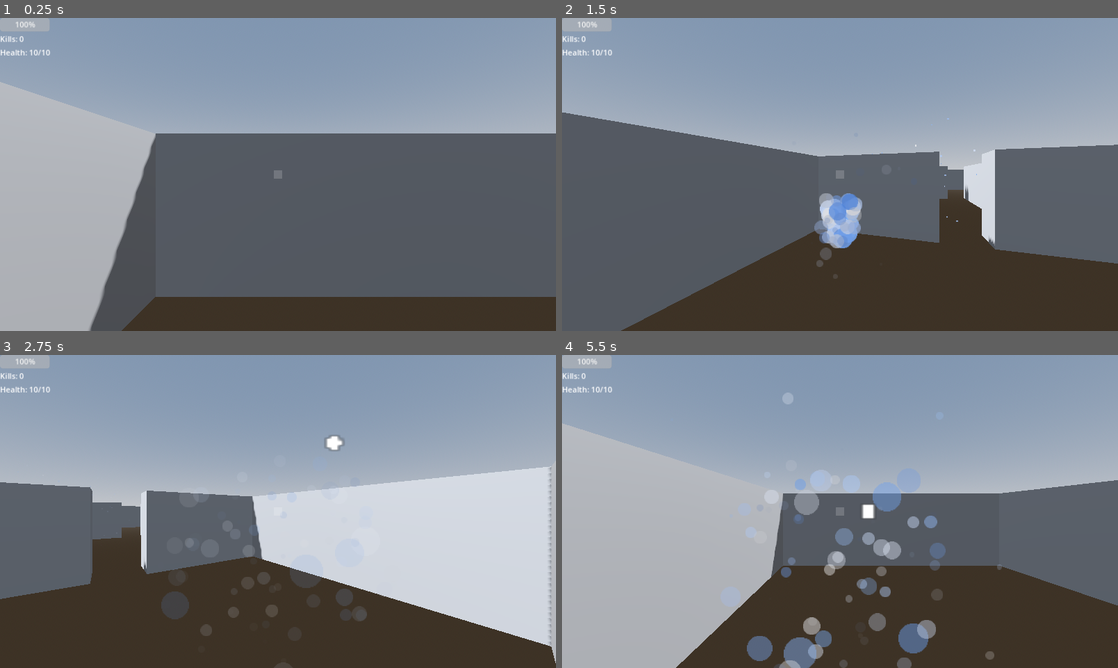
Above: before the commit, frames 1-4 (two rows, left to right).
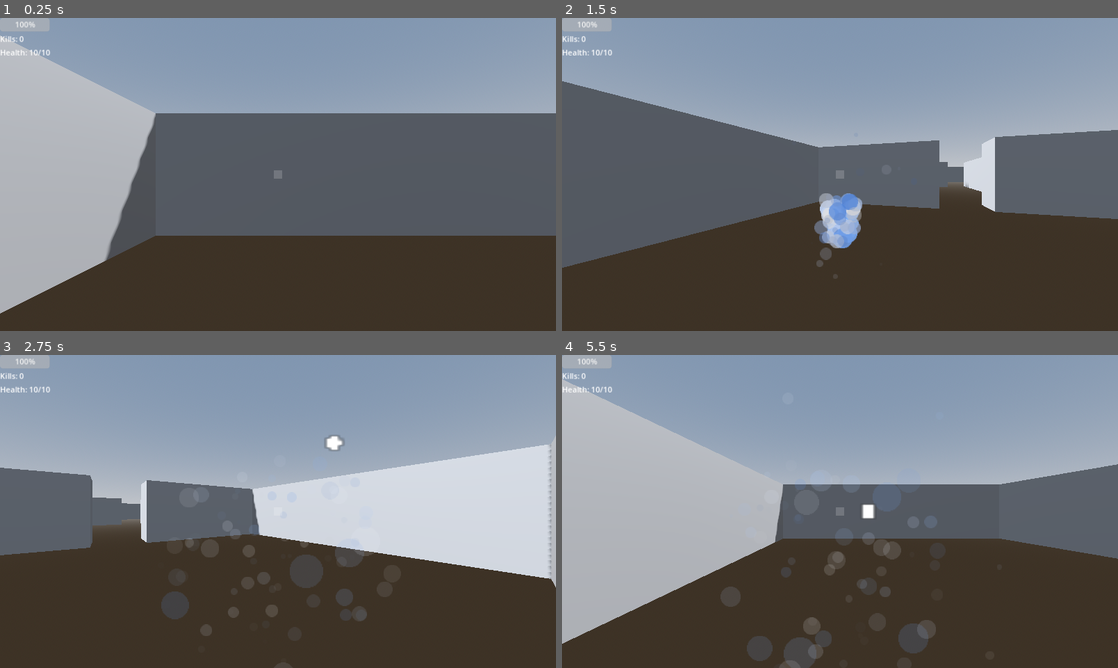
Above: after the commit, the same moments.

Repository: xtr3m3nerd/Scribble-Wizard
Game: Godot game, scene res://scenes/game/world.tscn
The game is run twice, just before and just after one commit, with the same random seed, the same clock (stepped at 60 frames per second) and the same inputs.
Inputs (mouse positions are in pixels of both pictures, inside the frame that each line leads up to):
- Up to frame 1 (0.25 s): no input
- Up to frame 2 (1.5 s): tap Enter at 0.5 s; move the mouse to (962, 158) at 0.52 s; press the mouse at (962, 158) at 0.53 s; hold D (move_right) 0.53-1.28 s; move the mouse to (728, 190) at 1.27 s; release the mouse at (728, 190) at 1.28 s; hold S (move_backwards) from 1.28 s (still down); click (728, 190) at 1.35 s
- Up to frame 3 (2.75 s): move the mouse to (333, 442) at 2.02 s; release S (move_backwards) at 2.03 s; hold D (move_right) from 2.03 s (still down); hold Shift (hold) from 2.03 s (still down); click (333, 442) at 2.3 s
- Up to frame 4 (5.5 s): move the mouse to (812, 574) at 2.77 s; release D (move_right) at 2.78 s; release Shift (hold) at 2.78 s; hold W (move_forwards) 2.78-3.53 s; click (812, 574) at 2.85 s; move the mouse to (1006, 558) at 3.52 s; press the mouse at (1006, 558) at 3.53 s; hold A (move_left) 3.53-5.03 s; move the mouse to (673, 464) at 4.27 s; release the mouse at (673, 464) at 4.28 s; tap Shift (hold) at 4.35 s; click (673, 464) at 4.55 s; move the mouse to (867, 511) at 5.02 s; press the mouse at (867, 511) at 5.03 s; hold S (move_backwards) from 5.03 s (still down)

The runs differ from the first frame. In frame 1, 27% of the frame differs, in the area x 0-100%, y 5-100%; in frame 2, 18%; in frame 3, 16%; in frame 4, 20%.

Commit message:
clean up map gen

Diff:
--- a/prefabs/Wall.tscn
+++ b/prefabs/Wall.tscn
@@ -1,18 +1,18 @@
 [gd_scene load_steps=3 format=3 uid="uid://bh0ln2nnyfq7l"]
 
 [sub_resource type="BoxMesh" id="BoxMesh_gnvff"]
-size = Vector3(2, 4, 2)
+size = Vector3(2, 3, 2)
 
-[sub_resource type="ConcavePolygonShape3D" id="ConcavePolygonShape3D_f6psd"]
-data = PackedVector3Array(-1, 2, 1, 1, 2, 1, -1, -2, 1, 1, 2, 1, 1, -2, 1, -1, -2, 1, 1, 2, -1, -1, 2, -1, 1, -2, -1, -1, 2, -1, -1, -2, -1, 1, -2, -1, 1, 2, 1, 1, 2, -1, 1, -2, 1, 1, 2, -1, 1, -2, -1, 1, -2, 1, -1, 2, -1, -1, 2, 1, -1, -2, -1, -1, 2, 1, -1, -2, 1, -1, -2, -1, 1, 2, 1, -1, 2, 1, 1, 2, -1, -1, 2, 1, -1, 2, -1, 1, 2, -1, -1, -2, 1, 1, -2, 1, -1, -2, -1, 1, -2, 1, 1, -2, -1, -1, -2, -1)
+[sub_resource type="ConcavePolygonShape3D" id="ConcavePolygonShape3D_tofwf"]
+data = PackedVector3Array(-1, 1.5, 1, 1, 1.5, 1, -1, -1.5, 1, 1, 1.5, 1, 1, -1.5, 1, -1, -1.5, 1, 1, 1.5, -1, -1, 1.5, -1, 1, -1.5, -1, -1, 1.5, -1, -1, -1.5, -1, 1, -1.5, -1, 1, 1.5, 1, 1, 1.5, -1, 1, -1.5, 1, 1, 1.5, -1, 1, -1.5, -1, 1, -1.5, 1, -1, 1.5, -1, -1, 1.5, 1, -1, -1.5, -1, -1, 1.5, 1, -1, -1.5, 1, -1, -1.5, -1, 1, 1.5, 1, -1, 1.5, 1, 1, 1.5, -1, -1, 1.5, 1, -1, 1.5, -1, 1, 1.5, -1, -1, -1.5, 1, 1, -1.5, 1, -1, -1.5, -1, 1, -1.5, 1, 1, -1.5, -1, -1, -1.5, -1)
 
 [node name="Wall" type="Node3D"]
 
 [node name="MeshInstance3D" type="MeshInstance3D" parent="."]
-transform = Transform3D(1, 0, 0, 0, 1, 0, 0, 0, 1, 0, 0.5, 0)
+transform = Transform3D(1, 0, 0, 0, 1, 0, 0, 0, 1, 0, 1.5, 0)
 mesh = SubResource("BoxMesh_gnvff")
 
 [node name="StaticBody3D" type="StaticBody3D" parent="MeshInstance3D"]
 
 [node name="CollisionShape3D" type="CollisionShape3D" parent="MeshInstance3D/StaticBody3D"]
-shape = SubResource("ConcavePolygonShape3D_f6psd")
+shape = SubResource("ConcavePolygonShape3D_tofwf")
--- a/prefabs/casting_charge.tscn
+++ b/prefabs/casting_charge.tscn
@@ -148,6 +148,45 @@
 }]
 }
 
+[sub_resource type="Animation" id="Animation_rinvj"]
+resource_name = "drawing"
+tracks/0/type = "value"
+tracks/0/imported = false
+tracks/0/enabled = true
+tracks/0/path = NodePath(".:emitting")
+tracks/0/interp = 1
+tracks/0/loop_wrap = true
+tracks/0/keys = {
+"times": PackedFloat32Array(0),
+"transitions": PackedFloat32Array(1),
+"update": 1,
+"values": [true]
+}
+tracks/1/type = "value"
+tracks/1/imported = false
+tracks/1/enabled = true
+tracks/1/path = NodePath("GPUParticlesAttractorSphere3D:strength")
+tracks/1/interp = 1
+tracks/1/loop_wrap = true
+tracks/1/keys = {
+"times": PackedFloat32Array(0),
+"transitions": PackedFloat32Array(1),
+"update": 0,
+"values": [1.0]
+}
+tracks/2/type = "value"
+tracks/2/imported = false
+tracks/2/enabled = true
+tracks/2/path = NodePath(".:process_material:color")
+tracks/2/interp = 1
+tracks/2/loop_wrap = true
+tracks/2/keys = {
+"times": PackedFloat32Array(0, 1),
+"transitions": PackedFloat32Array(1, 1),
+"update": 0,
+"values": [Color(1, 1, 1, 0), Color(1, 1, 1, 0.376471)]
+}
+
 [sub_resource type="Animation" id="Animation_nmwmb"]
 resource_name = "fizzle"
 tracks/0/type = "value"
@@ -213,45 +252,6 @@
 "transitions": PackedFloat32Array(1, 1),
 "update": 1,
 "values": [true, false]
-}
-
-[sub_resource type="Animation" id="Animation_rinvj"]
-resource_name = "drawing"
-tracks/0/type = "value"
-tracks/0/imported = false
-tracks/0/enabled = true
-tracks/0/path = NodePath(".:emitting")
-tracks/0/interp = 1
-tracks/0/loop_wrap = true
-tracks/0/keys = {
-"times": PackedFloat32Array(0),
-"transitions": PackedFloat32Array(1),
-"update": 1,
-"values": [true]
-}
-tracks/1/type = "value"
-tracks/1/imported = false
-tracks/1/enabled = true
-tracks/1/path = NodePath("GPUParticlesAttractorSphere3D:strength")
-tracks/1/interp = 1
-tracks/1/loop_wrap = true
-tracks/1/keys = {
-"times": PackedFloat32Array(0),
-"transitions": PackedFloat32Array(1),
-"update": 0,
-"values": [1.0]
-}
-tracks/2/type = "value"
-tracks/2/imported = false
-tracks/2/enabled = true
-tracks/2/path = NodePath(".:process_material:color")
-tracks/2/interp = 1
-tracks/2/loop_wrap = true
-tracks/2/keys = {
-"times": PackedFloat32Array(0, 1),
-"transitions": PackedFloat32Array(1, 1),
-"update": 0,
-"values": [Color(1, 1, 1, 0), Color(1, 1, 1, 0.376471)]
 }
 
 [sub_resource type="AnimationLibrary" id="AnimationLibrary_0rr38"]
--- a/prefabs/enemies/torus.tscn
+++ b/prefabs/enemies/torus.tscn
@@ -55,62 +55,6 @@
 "values": [false]
 }
 
-[sub_resource type="Animation" id="Animation_o38up"]
-resource_name = "death"
-tracks/0/type = "value"
-tracks/0/imported = false
-tracks/0/enabled = true
-tracks/0/path = NodePath("Graphics/MeshInstance3D:position")
-tracks/0/interp = 1
-tracks/0/loop_wrap = true
-tracks/0/keys = {
-"times": PackedFloat32Array(1),
-"transitions": PackedFloat32Array(1),
-"update": 0,
-"values": [Vector3(0, 0.125, 0)]
-}
-tracks/1/type = "value"
-tracks/1/imported = false
-tracks/1/enabled = true
-tracks/1/path = NodePath("Graphics/MeshInstance3D:rotation")
-tracks/1/interp = 1
-tracks/1/loop_wrap = true
-tracks/1/keys = {
-"times": PackedFloat32Array(1),
-"transitions": PackedFloat32Array(1),
-"update": 0,
-"values": [Vector3(0, 0, 0)]
-}
-
-[sub_resource type="Animation" id="Animation_jd3pd"]
-resource_name = "idle"
-length = 6.0
-loop_mode = 1
-tracks/0/type = "value"
-tracks/0/imported = false
-tracks/0/enabled = true
-tracks/0/path = NodePath("Graphics/MeshInstance3D:rotation")
-tracks/0/interp = 1
-tracks/0/loop_wrap = true
-tracks/0/keys = {
-"times": PackedFloat32Array(0, 1, 2, 3, 4, 5, 6),
-"transitions": PackedFloat32Array(1, 1, 1, 1, 1, 1, 1),
-"update": 0,
-"values": [Vector3(0, 0, 0), Vector3(6.28319, 3.14159, 1.0472), Vector3(12.5664, 6.28319, 2.0944), Vector3(18.8496, 9.42478, 3.14159), Vector3(25.1327, 12.5664, 4.18879), Vector3(31.4159, 15.708, 5.23599), Vector3(37.6991, 18.8496, 6.28319)]
-}
-tracks/1/type = "value"
-tracks/1/imported = false
-tracks/1/enabled = true
-tracks/1/path = NodePath("Graphics/MeshInstance3D:position")
-tracks/1/interp = 1
-tracks/1/loop_wrap = true
-tracks/1/keys = {
-"times": PackedFloat32Array(1),
-"transitions": PackedFloat32Array(1),
-"update": 0,
-"values": [Vector3(0, 1.5, 0)]
-}
-
 [sub_resource type="Animation" id="Animation_drc6a"]
 resource_name = "attack"
 length = 2.0
@@ -153,6 +97,62 @@
 }]
 }
 
+[sub_resource type="Animation" id="Animation_o38up"]
+resource_name = "death"
+tracks/0/type = "value"
+tracks/0/imported = false
+tracks/0/enabled = true
+tracks/0/path = NodePath("Graphics/MeshInstance3D:position")
+tracks/0/interp = 1
+tracks/0/loop_wrap = true
+tracks/0/keys = {
+"times": PackedFloat32Array(1),
+"transitions": PackedFloat32Array(1),
+"update": 0,
+"values": [Vector3(0, 0.125, 0)]
+}
+tracks/1/type = "value"
+tracks/1/imported = false
+tracks/1/enabled = true
+tracks/1/path = NodePath("Graphics/MeshInstance3D:rotation")
+tracks/1/interp = 1
+tracks/1/loop_wrap = true
+tracks/1/keys = {
+"times": PackedFloat32Array(1),
+"transitions": PackedFloat32Array(1),
+"update": 0,
+"values": [Vector3(0, 0, 0)]
+}
+
+[sub_resource type="Animation" id="Animation_jd3pd"]
+resource_name = "idle"
+length = 6.0
+loop_mode = 1
+tracks/0/type = "value"
+tracks/0/imported = false
+tracks/0/enabled = true
+tracks/0/path = NodePath("Graphics/MeshInstance3D:rotation")
+tracks/0/interp = 1
+tracks/0/loop_wrap = true
+tracks/0/keys = {
+"times": PackedFloat32Array(0, 1, 2, 3, 4, 5, 6),
+"transitions": PackedFloat32Array(1, 1, 1, 1, 1, 1, 1),
+"update": 0,
+"values": [Vector3(0, 0, 0), Vector3(6.28319, 3.14159, 1.0472), Vector3(12.5664, 6.28319, 2.0944), Vector3(18.8496, 9.42478, 3.14159), Vector3(25.1327, 12.5664, 4.18879), Vector3(31.4159, 15.708, 5.23599), Vector3(37.6991, 18.8496, 6.28319)]
+}
+tracks/1/type = "value"
+tracks/1/imported = false
+tracks/1/enabled = true
+tracks/1/path = NodePath("Graphics/MeshInstance3D:position")
+tracks/1/interp = 1
+tracks/1/loop_wrap = true
+tracks/1/keys = {
+"times": PackedFloat32Array(1),
+"transitions": PackedFloat32Array(1),
+"update": 0,
+"values": [Vector3(0, 1.5, 0)]
+}
+
 [sub_resource type="AnimationLibrary" id="AnimationLibrary_gnbpx"]
 _data = {
 "RESET": SubResource("Animation_k42w1"),
--- a/prefabs/health_bar_3d.gd
+++ b/prefabs/health_bar_3d.gd
@@ -11,7 +11,7 @@
 func set_hurtable(value):
 	if health_bar == null:
 		return
-	health_bar.hurtable = hurtable
+	health_bar.hurtable = value
 
 func _ready():
 	set_hurtable(hurtable)
--- /dev/null
+++ b/prefabs/map_generator.tscn
@@ -0,0 +1,10 @@
+[gd_scene load_steps=4 format=3 uid="uid://dhm73xu31c0xn"]
+
+[ext_resource type="Script" path="res://scenes/game/MapGenerator.gd" id="1_g0vpt"]
+[ext_resource type="PackedScene" uid="uid://bh0ln2nnyfq7l" path="res://prefabs/Wall.tscn" id="2_w1gfj"]
+[ext_resource type="PackedScene" uid="uid://bbond388nk6lb" path="res://prefabs/enemies/torus.tscn" id="3_fvugc"]
+
+[node name="MapGenerator" type="Node3D"]
+script = ExtResource("1_g0vpt")
+wall_prefab = ExtResource("2_w1gfj")
+enemy_prefab = ExtResource("3_fvugc")
--- a/scenes/game/MapGenerator.gd
+++ b/scenes/game/MapGenerator.gd
@@ -3,7 +3,7 @@
 
 @export var wall_prefab: PackedScene
 @export var enemy_prefab: PackedScene
-@onready var player = $"../Player"
+@onready var player: Player = get_tree().get_first_node_in_group("player")
 
 
 var map = []
@@ -51,13 +51,13 @@
 			if map[x][y] == WALL or map[x][y] == CORNER:
 				var wall = wall_prefab.instantiate()
 				get_tree().current_scene.add_child.call_deferred(wall)
-				wall.global_position = Vector3(x*wall_scale, 0, y*wall_scale)
+				wall.set_deferred("global_position", Vector3(x*wall_scale, 0, y*wall_scale))
 			if map[x][y] == PLAYER:
 				player.global_position = Vector3(x*wall_scale, 0, y*wall_scale)
 			if ENEMIES.has(map[x][y]):
 				var enemy = enemy_prefab.instantiate()
 				get_tree().current_scene.add_child.call_deferred(enemy)
-				enemy.global_position = Vector3(x*wall_scale, 0, y*wall_scale)
+				enemy.set_deferred("global_position", Vector3(x*wall_scale, 0, y*wall_scale))
 
 func draw_room():
 	var map_str = ""
--- a/scenes/game/world.tscn
+++ b/scenes/game/world.tscn
@@ -1,11 +1,9 @@
-[gd_scene load_steps=16 format=3 uid="uid://x4fkf8presxf"]
+[gd_scene load_steps=8 format=3 uid="uid://x4fkf8presxf"]
 
 [ext_resource type="PackedScene" uid="uid://d2bc2u6jj35ye" path="res://prefabs/player.tscn" id="1_cdwsg"]
 [ext_resource type="PackedScene" uid="uid://cbg4ymu14wy1b" path="res://scenes/game/game_manager.tscn" id="1_xi1cu"]
 [ext_resource type="PackedScene" uid="uid://bxocdwqmsgtha" path="res://prefabs/Lightning.tscn" id="2_5f6p0"]
-[ext_resource type="PackedScene" uid="uid://bbond388nk6lb" path="res://prefabs/enemies/torus.tscn" id="2_ir3x7"]
-[ext_resource type="Script" path="res://scenes/game/MapGenerator.gd" id="5_ffw14"]
-[ext_resource type="PackedScene" uid="uid://bh0ln2nnyfq7l" path="res://prefabs/Wall.tscn" id="6_b8rw0"]
+[ext_resource type="PackedScene" uid="uid://dhm73xu31c0xn" path="res://prefabs/map_generator.tscn" id="4_tj3j4"]
 
 [sub_resource type="ProceduralSkyMaterial" id="ProceduralSkyMaterial_xonup"]
 sky_horizon_color = Color(0.64625, 0.65575, 0.67075, 1)
@@ -19,24 +17,6 @@
 sky = SubResource("Sky_i1cic")
 tonemap_mode = 2
 
-[sub_resource type="StandardMaterial3D" id="StandardMaterial3D_oewml"]
-albedo_color = Color(0.678431, 0, 0, 1)
-
-[sub_resource type="PlaneMesh" id="PlaneMesh_6duy0"]
-size = Vector2(50, 50)
-
-[sub_resource type="ConcavePolygonShape3D" id="ConcavePolygonShape3D_ggmbk"]
-data = PackedVector3Array(25, 0, 25, -25, 0, 25, 25, 0, -25, -25, 0, 25, -25, 0, -25, 25, 0, -25)
-
-[sub_resource type="StandardMaterial3D" id="StandardMaterial3D_7yoce"]
-albedo_color = Color(0, 1, 1, 1)
-
-[sub_resource type="BoxMesh" id="BoxMesh_scqrs"]
-size = Vector3(1.5, 3, 1.5)
-
-[sub_resource type="ConcavePolygonShape3D" id="ConcavePolygonShape3D_upqya"]
-data = PackedVector3Array(-0.75, 1.5, 0.75, 0.75, 1.5, 0.75, -0.75, -1.5, 0.75, 0.75, 1.5, 0.75, 0.75, -1.5, 0.75, -0.75, -1.5, 0.75, 0.75, 1.5, -0.75, -0.75, 1.5, -0.75, 0.75, -1.5, -0.75, -0.75, 1.5, -0.75, -0.75, -1.5, -0.75, 0.75, -1.5, -0.75, 0.75, 1.5, 0.75, 0.75, 1.5, -0.75, 0.75, -1.5, 0.75, 0.75, 1.5, -0.75, 0.75, -1.5, -0.75, 0.75, -1.5, 0.75, -0.75, 1.5, -0.75, -0.75, 1.5, 0.75, -0.75, -1.5, -0.75, -0.75, 1.5, 0.75, -0.75, -1.5, 0.75, -0.75, -1.5, -0.75, 0.75, 1.5, 0.75, -0.75, 1.5, 0.75, 0.75, 1.5, -0.75, -0.75, 1.5, 0.75, -0.75, 1.5, -0.75, 0.75, 1.5, -0.75, -0.75, -1.5, 0.75, 0.75, -1.5, 0.75, -0.75, -1.5, -0.75, 0.75, -1.5, 0.75, 0.75, -1.5, -0.75, -0.75, -1.5, -0.75)
-
 [node name="World" type="Node3D"]
 
 [node name="GameManager" parent="." instance=ExtResource("1_xi1cu")]
@@ -48,111 +28,8 @@
 transform = Transform3D(-0.866025, -0.433013, 0.25, 0, 0.5, 0.866025, -0.5, 0.75, -0.433013, 0, 0, 0)
 shadow_enabled = true
 
-[node name="Environment" type="Node3D" parent="."]
-
-[node name="Ground" type="MeshInstance3D" parent="Environment"]
-material_override = SubResource("StandardMaterial3D_oewml")
-mesh = SubResource("PlaneMesh_6duy0")
-
-[node name="StaticBody3D" type="StaticBody3D" parent="Environment/Ground"]
-
-[node name="CollisionShape3D" type="CollisionShape3D" parent="Environment/Ground/StaticBody3D"]
-shape = SubResource("ConcavePolygonShape3D_ggmbk")
-
-[node name="Block" type="MeshInstance3D" parent="Environment"]
-transform = Transform3D(1, 0, 0, 0, 1, 0, 0, 0, 1, 0, 1.5, 0)
-visible = false
-material_override = SubResource("StandardMaterial3D_7yoce")
-mesh = SubResource("BoxMesh_scqrs")
-
-[node name="StaticBody3D" type="StaticBody3D" parent="Environment/Block"]
-
-[node name="CollisionShape3D" type="CollisionShape3D" parent="Environment/Block/StaticBody3D"]
-shape = SubResource("ConcavePolygonShape3D_upqya")
-
-[node name="Block2" type="MeshInstance3D" parent="Environment"]
-transform = Transform3D(1, 0, 0, 0, 1, 0, 0, 0, 1, -6.48757, 1.5, -2.50953)
-material_override = SubResource("StandardMaterial3D_7yoce")
-mesh = SubResource("BoxMesh_scqrs")
-
-[node name="StaticBody3D" type="StaticBody3D" parent="Environment/Block2"]
-
-[node name="CollisionShape3D" type="CollisionShape3D" parent="Environment/Block2/StaticBody3D"]
-shape = SubResource("ConcavePolygonShape3D_upqya")
-
-[node name="Block3" type="MeshInstance3D" parent="Environment"]
-transform = Transform3D(1, 0, 0, 0, 1, 0, 0, 0, 1, 5.90183, 1.5, -7.55781)
-material_override = SubResource("StandardMaterial3D_7yoce")
-mesh = SubResource("BoxMesh_scqrs")
-
-[node name="StaticBody3D" type="StaticBody3D" parent="Environment/Block3"]
-
-[node name="CollisionShape3D" type="CollisionShape3D" parent="Environment/Block3/StaticBody3D"]
-shape = SubResource("ConcavePolygonShape3D_upqya")
-
-[node name="Block4" type="MeshInstance3D" parent="Environment"]
-transform = Transform3D(1, 0, 0, 0, 1, 0, 0, 0, 1, 7.92274, 1.5, 2.56119)
-material_override = SubResource("StandardMaterial3D_7yoce")
-mesh = SubResource("BoxMesh_scqrs")
-
-[node name="StaticBody3D" type="StaticBody3D" parent="Environment/Block4"]
-
-[node name="CollisionShape3D" type="CollisionShape3D" parent="Environment/Block4/StaticBody3D"]
-shape = SubResource("ConcavePolygonShape3D_upqya")
-
-[node name="Block5" type="MeshInstance3D" parent="Environment"]
-transform = Transform3D(1, 0, 0, 0, 1, 0, 0, 0, 1, -3.96503, 1.5, 5.74324)
-material_override = SubResource("StandardMaterial3D_7yoce")
-mesh = SubResource("BoxMesh_scqrs")
-
-[node name="StaticBody3D" type="StaticBody3D" parent="Environment/Block5"]
-
-[node name="CollisionShape3D" type="CollisionShape3D" parent="Environment/Block5/StaticBody3D"]
-shape = SubResource("ConcavePolygonShape3D_upqya")
-
-[node name="Block6" type="MeshInstance3D" parent="Environment"]
-transform = Transform3D(1, 0, 0, 0, 1, 0, 0, 0, 1, 3.30588, 1.5, 9.45103)
-material_override = SubResource("StandardMaterial3D_7yoce")
-mesh = SubResource("BoxMesh_scqrs")
-
-[node name="StaticBody3D" type="StaticBody3D" parent="Environment/Block6"]
-
-[node name="CollisionShape3D" type="CollisionShape3D" parent="Environment/Block6/StaticBody3D"]
-shape = SubResource("ConcavePolygonShape3D_upqya")
-
-[node name="Block7" type="MeshInstance3D" parent="Environment"]
-transform = Transform3D(1, 0, 0, 0, 1, 0, 0, 0, 1, -7.96166, 1.5, -10.8337)
-material_override = SubResource("StandardMaterial3D_7yoce")
-mesh = SubResource("BoxMesh_scqrs")
-
-[node name="StaticBody3D" type="StaticBody3D" parent="Environment/Block7"]
-
-[node name="CollisionShape3D" type="CollisionShape3D" parent="Environment/Block7/StaticBody3D"]
-shape = SubResource("ConcavePolygonShape3D_upqya")
-
 [node name="Player" parent="." instance=ExtResource("1_cdwsg")]
-transform = Transform3D(1, 0, 0, 0, 1, 0, 0, 0, 1, 0, 0, 9.07107)
+transform = Transform3D(1, 0, 0, 0, 1, 0, 0, 0, 1, 0, 1000, 0)
 lightning_prefab = ExtResource("2_5f6p0")
 
-[node name="Enemy" parent="." instance=ExtResource("2_ir3x7")]
-transform = Transform3D(1, 0, 0, 0, 1, 0, 0, 0, 1, 0, 0, 2.97054)
-
-[node name="Enemy2" parent="." instance=ExtResource("2_ir3x7")]
-transform = Transform3D(1, 0, 0, 0, 1, 0, 0, 0, 1, 5.01622, -9.53674e-07, -1.93542)
-
-[node name="Enemy3" parent="." instance=ExtResource("2_ir3x7")]
-transform = Transform3D(1, 0, 0, 0, 1, 0, 0, 0, 1, -0.983784, -9.53674e-07, -8.93542)
-
-[node name="Enemy4" parent="." instance=ExtResource("2_ir3x7")]
-transform = Transform3D(1, 0, 0, 0, 1, 0, 0, 0, 1, -13.7448, -9.53674e-07, -4.70444)
-
-[node name="Enemy5" parent="." instance=ExtResource("2_ir3x7")]
-transform = Transform3D(1, 0, 0, 0, 1, 0, 0, 0, 1, -12.1728, 0, 3.48526)
-
-[node name="Enemy6" parent="." instance=ExtResource("2_ir3x7")]
-transform = Transform3D(1, 0, 0, 0, 1, 0, 0, 0, 1, 10.2074, -1.90735e-06, 9.50407)
-
-[node name="MapGenerator" type="Node3D" parent="."]
-script = ExtResource("5_ffw14")
-wall_prefab = ExtResource("6_b8rw0")
-enemy_prefab = ExtResource("2_ir3x7")
+[node name="MapGenerator" parent="." instance=ExtResource("4_tj3j4")]
